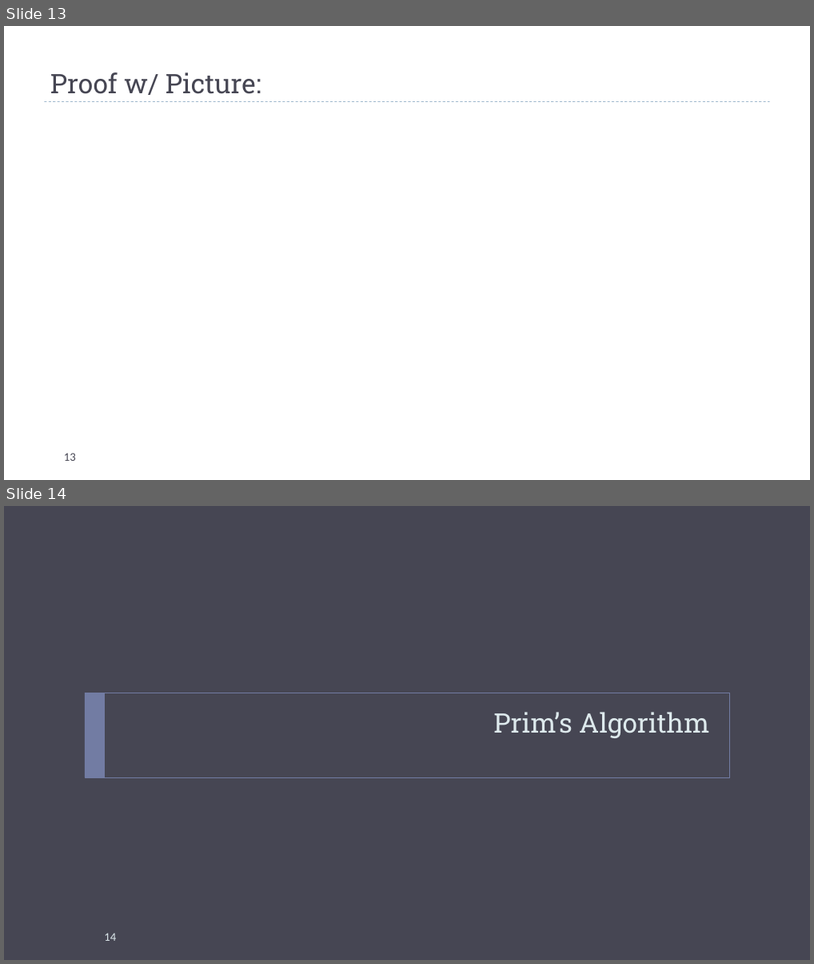
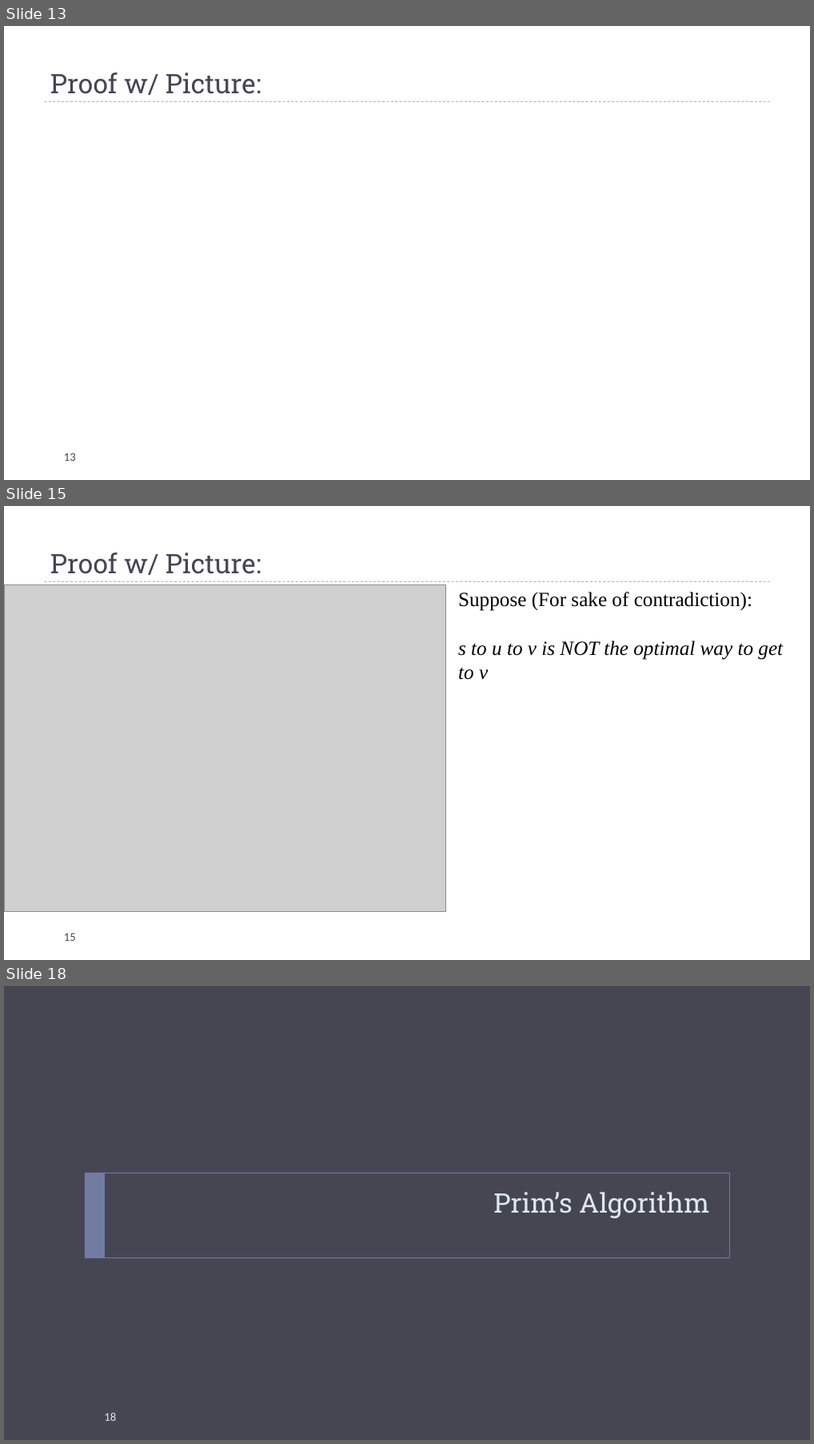
Before and after one commit to markfloryan/dsa2, a slide deck: slides/02-DijkstraAndPrim.pptx. Shown one above the other, each under a label of ours: slides 13 and 14 before the commit, slides 13, 15 and 18 after it; the slides between them are not shown. The pictures are 814x964 and 814x1444 pixels, drawn with LibreOffice and Linux fonts; fonts in the diff are those of the drawing; grey boxes stand for pictures. Boxes give left, top, right and bottom in pixels: in the first picture for what was removed or moved away, otherwise in the second. Text is boxed around its words. In the diff, an @@ line names an element or a change of style, - is before the commit and + after.

```diff
--- a/slides/02-DijkstraAndPrim.pptx
+++ b/slides/02-DijkstraAndPrim.pptx
@@ slide 15 added at [4,506,810,960], background #FFFFFF; not listed: 1 template element that a slide beside it also shows @@
@@ title added at [50,552,262,575], 32 pt, text #464653 @@
+Proof w/ Picture:
@@ picture added at [4,584,446,912] @@
@@ text added at [458,592,783,680], 24 pt, text #000000, italic @@
+Suppose (For sake of contradiction):
+s to u to v is NOT the optimal way to get to v
@@ picture added at [120,688,196,718] @@
@@ picture added at [99,790,180,820] @@
@@ page number added at [64,932,76,940], 14 pt, text #464653 @@
+15
@@ what was slide 14 is now slide 18 @@
@@ page number at [104,1412,116,1420]: text changed @@
-14
+18
```
Also in this commit, not shown: 3 other slides added, 4 other files.
